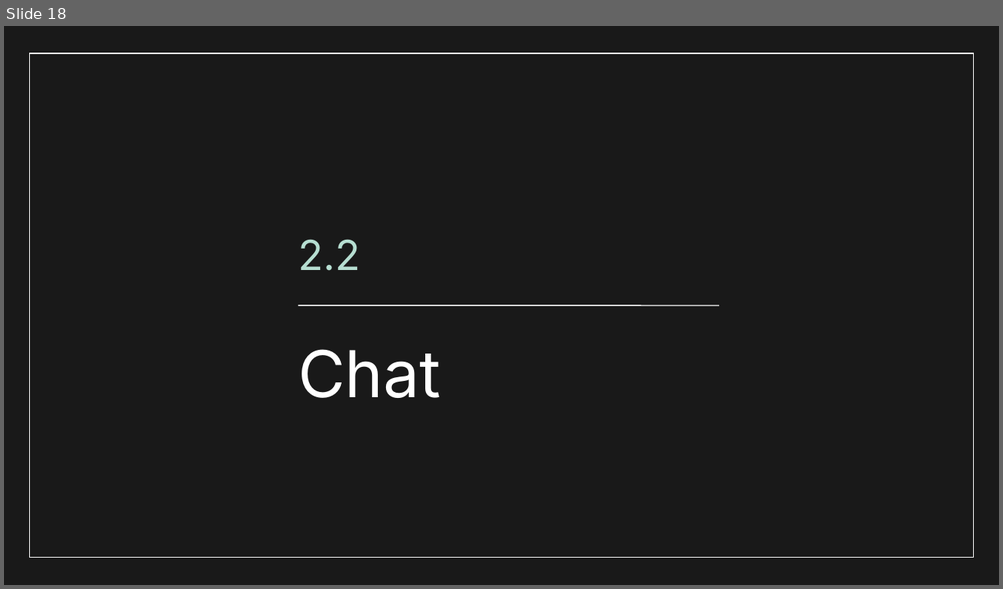
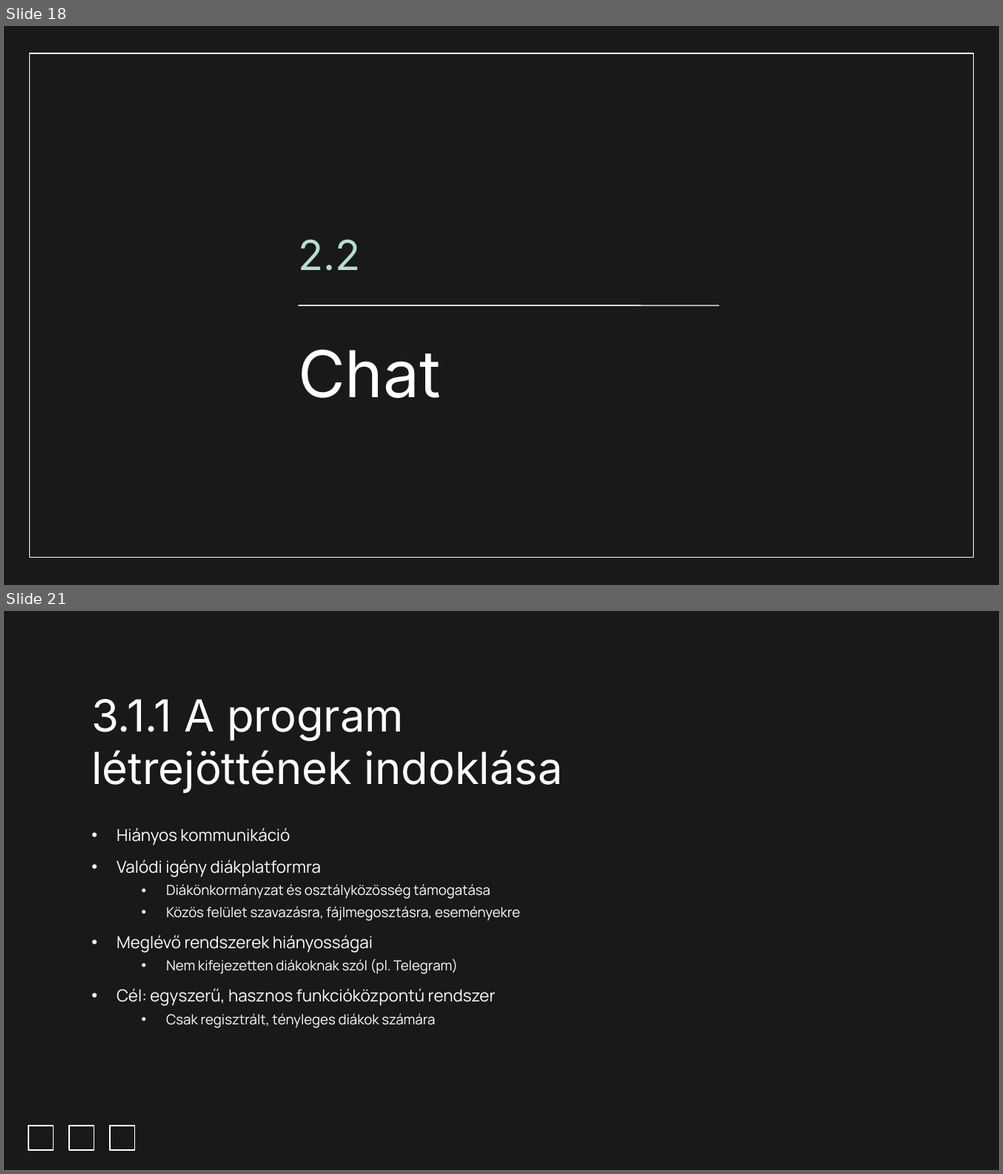
Before and after one commit to Dominik488/ViszgaRemek, a slide deck: documentation.pptx. Shown one above the other, each under a label of ours: slide 18 before the commit, slides 18 and 21 after it; the slides between them are not shown. The pictures are 1003x589 and 1003x1174 pixels, drawn with LibreOffice and Linux fonts; fonts in the diff are those of the drawing; background and template pictures are left out. Boxes give left, top, right and bottom in pixels: in the first picture for what was removed or moved away, otherwise in the second. Text is boxed around its words. In the diff, an @@ line names an element or a change of style, - is before the commit and + after.

```diff
--- a/documentation.pptx
+++ b/documentation.pptx
@@ slide 21 added at (4, 611, 999, 1170), background #191919 @@
@@ title added at (91, 699, 563, 794), 32 pt, text #FFFFFF @@
+3.1.1 A program létrejöttének indoklása
@@ subtitle added at (116, 828, 520, 1028), 10 pt, text #FFFFFF @@
+• Hiányos kommunikáció
+• Valódi igény diákplatformra
+  • Diákönkormányzat és osztályközösség támogatása
+  • Közös felület szavazásra, fájlmegosztásra, eseményekre
+• Meglévő rendszerek hiányosságai
+  • Nem kifejezetten diákoknak szól (pl. Telegram)
+• Cél: egyszerű, hasznos funkcióközpontú rendszer
+  • Csak regisztrált, tényleges diákok számára
@@ rectangle added at (29, 1126, 54, 1151), outline #FFFFFF 0.75 pt @@
@@ rectangle added at (70, 1126, 94, 1151), outline #FFFFFF 0.75 pt @@
@@ rectangle added at (109, 1126, 134, 1151), outline #FFFFFF 0.75 pt @@
```
Also in this commit, not shown: 12 slides changed, 22 other slides added, 4 slides removed.
